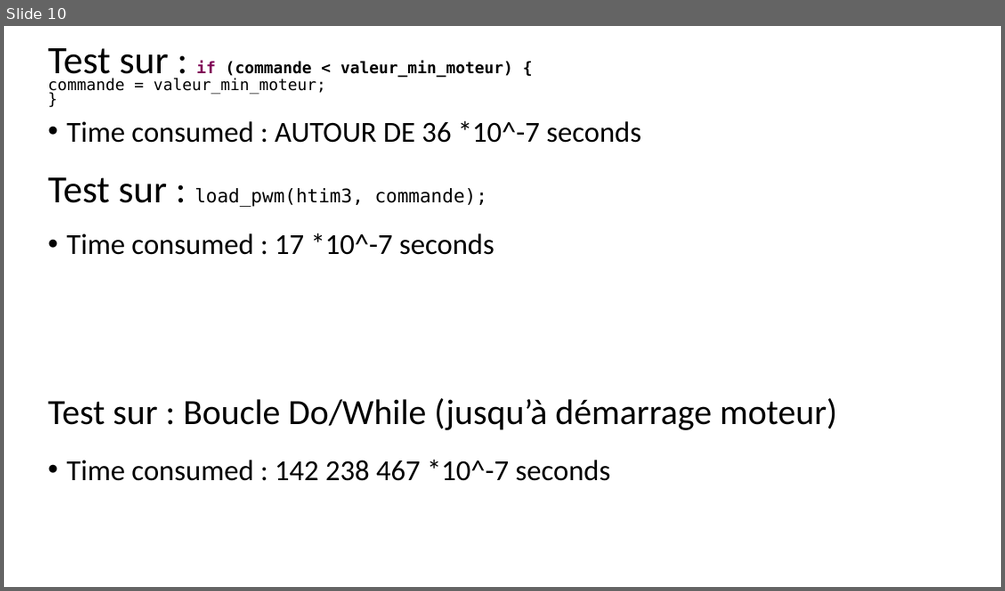
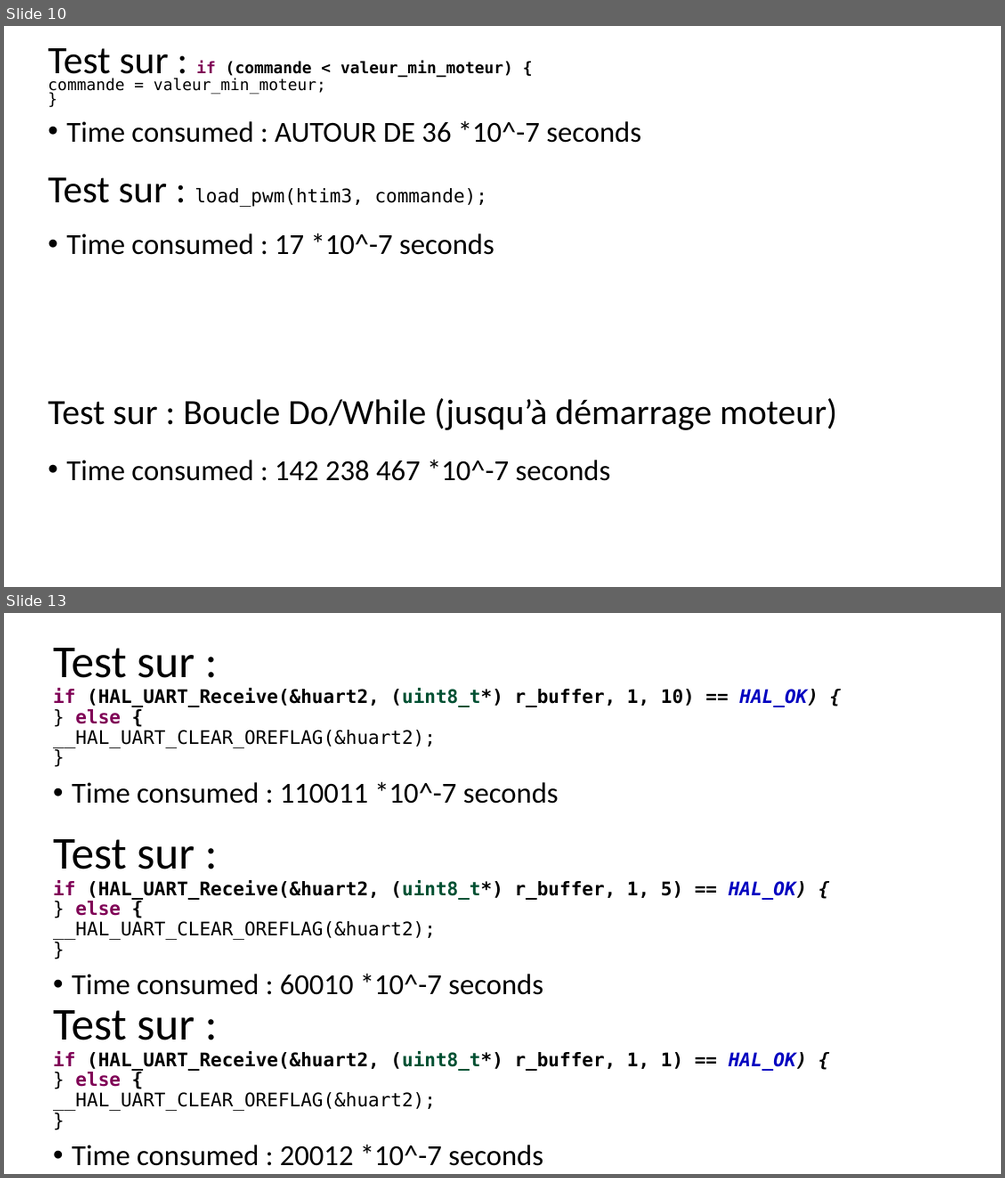
Before and after one commit to InnovationLab-EFREIParis/Stage_1DOF_DroneBench, a slide deck: 01_doc/Presentations/Courte présentation des résultats du compteur - 28_11_22.pptx. Shown one above the other, each under a label of ours: slide 10 before the commit, slides 10 and 13 after it; the slides between them are not shown. The pictures are 1005x591 and 1005x1178 pixels, drawn with LibreOffice and Linux fonts; fonts in the diff are those of the drawing. Boxes give left, top, right and bottom in pixels: in the first picture for what was removed or moved away, otherwise in the second. Text is boxed around its words. In the diff, an @@ line names an element or a change of style, - is before the commit and + after.

```diff
--- a/01_doc/Presentations/Courte présentation des résultats du compteur - 28_11_22.pptx
+++ b/01_doc/Presentations/Courte présentation des résultats du compteur - 28_11_22.pptx
@@ slide 13 added at (x1=4, y1=613, x2=1001, y2=1174), background #FFFFFF @@
@@ text added at (x1=53, y1=648, x2=818, y2=748), 18 pt, text #000000, bold @@
+Test sur :
+if (HAL_UART_Receive(&huart2, (uint8_t*) r_buffer, 1, 10) == HAL_OK) {
+} else {
+__HAL_UART_CLEAR_OREFLAG(&huart2);
+}
@@ text added at (x1=72, y1=781, x2=558, y2=803), 28 pt, text #000000 @@
+• Time consumed : 110011 *10^-7 seconds
@@ text added at (x1=53, y1=839, x2=808, y2=940), 18 pt, text #000000, bold @@
+Test sur :
+if (HAL_UART_Receive(&huart2, (uint8_t*) r_buffer, 1, 5) == HAL_OK) {
+} else {
+__HAL_UART_CLEAR_OREFLAG(&huart2);
+}
@@ text added at (x1=72, y1=973, x2=543, y2=995), 28 pt, text #000000 @@
+• Time consumed : 60010 *10^-7 seconds
@@ text added at (x1=53, y1=1010, x2=808, y2=1111), 18 pt, text #000000, bold @@
+Test sur :
+if (HAL_UART_Receive(&huart2, (uint8_t*) r_buffer, 1, 1) == HAL_OK) {
+} else {
+__HAL_UART_CLEAR_OREFLAG(&huart2);
+}
@@ text added at (x1=72, y1=1144, x2=543, y2=1166), 28 pt, text #000000 @@
+• Time consumed : 20012 *10^-7 seconds
```
Also in this commit, not shown: 2 other slides added, 15 other files.
